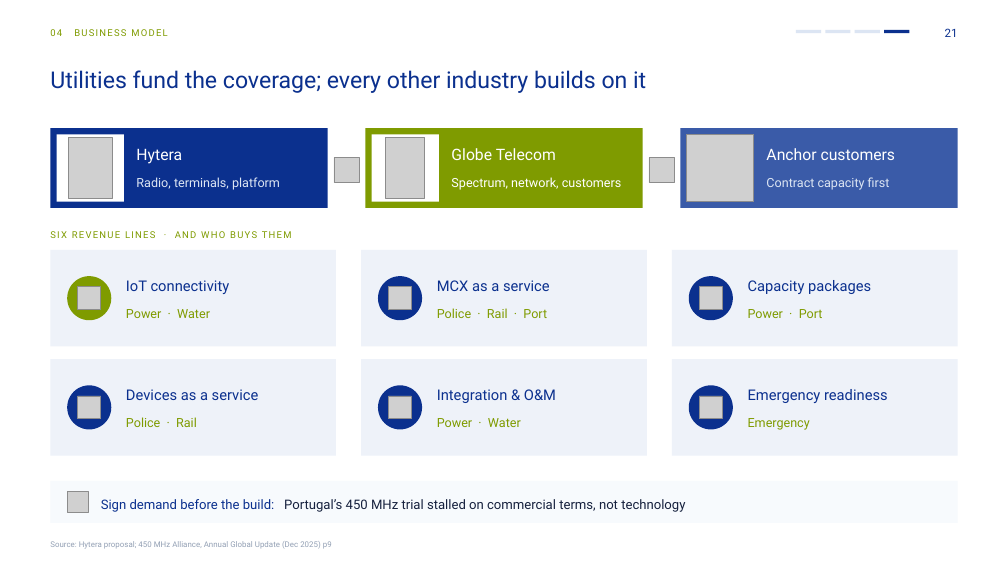
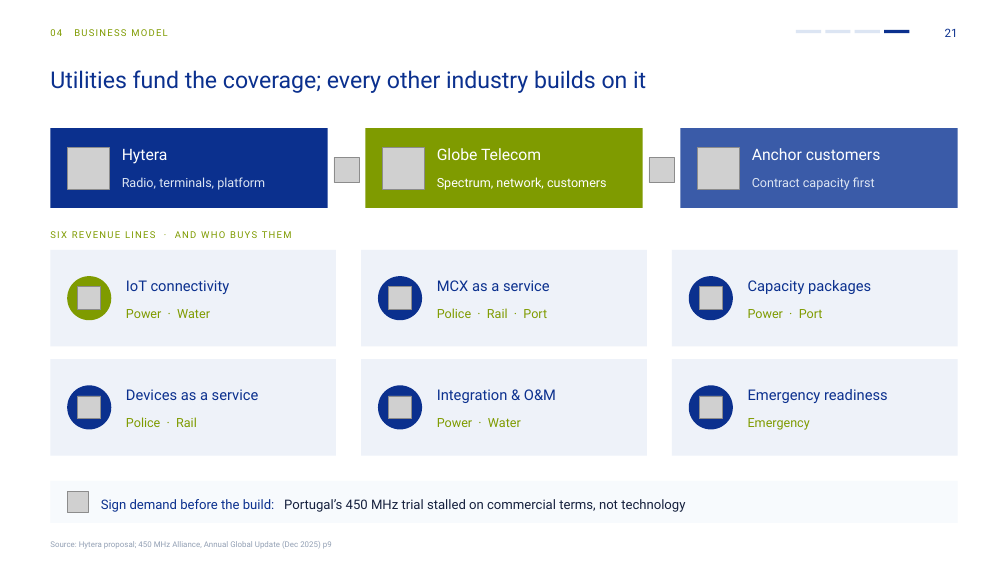
Before and after one commit to mearneste4-max/Philippines-450M, a slide deck: slide 21 of 01_交付物/菲律宾450M方案_v8.pptx. Drawn at 1008x567 pixels with LibreOffice and Linux fonts; fonts in the diff are those of the drawing; grey boxes stand for pictures. Boxes give left, top, right and bottom in pixels: in the first picture for what was removed or moved away, otherwise in the second. Text is boxed around its words. In the diff, an @@ line names an element or a change of style, - is before the commit and + after.

```diff
--- a/01_交付物/菲律宾450M方案_v8.pptx
+++ b/01_交付物/菲律宾450M方案_v8.pptx
@@ rectangle removed at (57,135,124,202) @@
@@ picture: place and size @@
-picture at (69,138,113,199)
+picture at (67,147,110,189)
@@ text "Hytera": place and size @@
-text "Hytera" at (136,148,182,164)
+text "Hytera" at (122,148,168,164)
@@ rectangle removed at (372,135,439,202) @@
@@ picture: place and size @@
-picture at (386,138,424,199)
+picture at (383,147,425,189)
@@ text "Globe Telecom": place and size @@
-text "Globe Telecom" at (451,148,556,160)
+text "Globe Telecom" at (437,148,541,160)
@@ picture removed at (687,135,754,202) @@
@@ picture added at (697,147,740,189) @@
@@ text "Anchor customers": place and size @@
-text "Anchor customers" at (766,148,896,160)
+text "Anchor customers" at (752,148,881,160)
@@ text "Radio, terminals, platform": place and size @@
-text "Radio, terminals, platform" at (136,177,280,190)
+text "Radio, terminals, platform" at (122,177,265,190)
@@ text "Spectrum, network, customers": place and size @@
-text "Spectrum, network, customers" at (451,177,622,190)
+text "Spectrum, network, customers" at (437,177,607,190)
@@ text "Contract capacity first": place and size @@
-text "Contract capacity first" at (766,177,890,190)
+text "Contract capacity first" at (752,177,875,190)
```
Also in this commit, not shown: 1 other slide changed, 6 other files.
